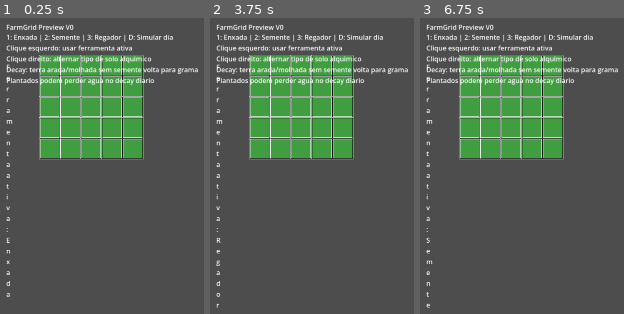
Above: before the commit, frames 1-3 (left to right).
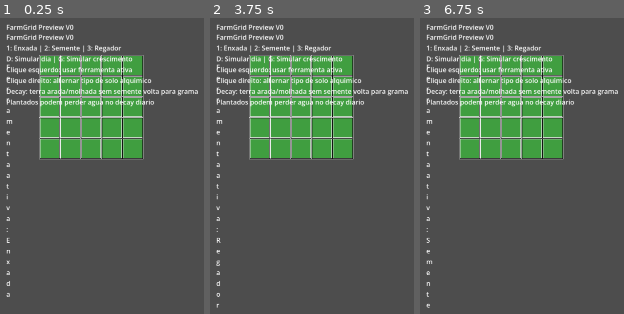
Above: after the commit, the same moments.

Repository: LeandroSatsuki/Cauldron-Crops
Game: Godot game, scene res://Scenes/dev/FarmGridPreview.tscn
The game is run twice, just before and just after one commit, with the same random seed, the same clock (stepped at 60 frames per second) and the same inputs. This scene is started directly instead of the project's main scene.
Inputs (mouse positions are in pixels of both pictures, inside the frame that each line leads up to):
- Up to frame 1 (0.25 s): no input
- Up to frame 2 (3.75 s): tap Enter at 0.5, 2, 3.5 s; move the mouse to (outside the picture) at 0.52 s; hold D 0.53-1.25 s; tap G at 0.6, 2.3 s; click (outside the picture) at 0.67 s; tap Space at 1.25, 2.75 s; drag from (outside the picture) to (outside the picture) at 1.27 s; move the mouse to (outside the picture) at 2.02 s; hold D 2.03-2.75 s; tap 1 at 2.1 s; drag from (outside the picture) to (367, 171) at 2.77 s; move the mouse to (outside the picture) at 3.52 s; tap 3 at 3.6 s
- Up to frame 3 (6.75 s): tap G at 3.8, 5.1 s; tap Space at 4.25 s; drag from (577, 171) to (outside the picture) at 4.27 s; move the mouse to (outside the picture) at 5.02 s; click (outside the picture) at 5.17 s; drag from (outside the picture) to (outside the picture) at 5.77 s; move the mouse to (outside the picture) at 6.52 s; hold D from 6.53 s (still down); tap 2 at 6.6 s

The runs differ from the first frame. In frame 1, 5.8% of the frame differs, in the area x 2-98%, y 5-31%; in frame 2, 5.8%; in frame 3, 5.8%.

Commit message:
dev: testa crescimento fake no farm grid preview

Diff:
--- a/Scenes/dev/FarmGridPreview.tscn
+++ b/Scenes/dev/FarmGridPreview.tscn
@@ -12,7 +12,7 @@
 [node name="InfoLabel" type="Label" parent="."]
 position = Vector2(20, 44)
 size = Vector2(720, 118)
-text = "1: Enxada | 2: Semente | 3: Regador | D: Simular dia\nClique esquerdo: usar ferramenta ativa\nClique direito: alternar tipo de solo alquimico\nDecay: terra arada/molhada sem semente volta para grama\nPlantados podem perder agua no decay diario"
+text = "FarmGrid Preview V0\n1: Enxada | 2: Semente | 3: Regador\nD: Simular dia | G: Simular crescimento\nClique esquerdo: usar ferramenta ativa\nClique direito: alternar tipo de solo alquimico\nDecay: terra arada/molhada sem semente volta para grama\nPlantados podem perder agua no decay diario"
 autowrap_mode = 3
 
 [node name="ToolLabel" type="Label" parent="."]
--- a/Scripts/dev/FarmGridPreview.gd
+++ b/Scripts/dev/FarmGridPreview.gd
@@ -7,6 +7,8 @@
 	WATERING_CAN
 }
 
+const DEBUG_GROWTH_STEP: float = 2.5
+
 @onready var tool_label: Label = $ToolLabel
 
 var grid_manager: FarmGridManager = null
@@ -39,9 +41,10 @@
 			draw_rect(rect, Color(0.08, 0.08, 0.08, 1.0), false, 1.0)
 			if tile.tile_state == FarmTileData.TileState.PLANTADO and tile.crop_id != "":
 				var center: Vector2 = rect.position + (rect.size * 0.5)
-				var marker_size: float = 10.0
+				var growth_stage: int = _get_growth_stage(tile)
+				var marker_size: float = _get_growth_marker_size(growth_stage)
 				var marker_rect: Rect2 = Rect2(center - Vector2(marker_size * 0.5, marker_size * 0.5), Vector2(marker_size, marker_size))
-				draw_rect(marker_rect, Color(0.95, 0.95, 0.30, 1.0), true)
+				draw_rect(marker_rect, _get_growth_marker_color(growth_stage), true)
 				draw_rect(marker_rect, Color(0.20, 0.20, 0.20, 1.0), false, 1.0)
 			if tile.tile_state == FarmTileData.TileState.PLANTADO and tile.is_watered:
 				var watered_marker_size: float = 8.0
@@ -57,6 +60,9 @@
 		var key_event: InputEventKey = event
 		if key_event.pressed and not key_event.echo and key_event.keycode == KEY_D:
 			_simular_decay_diario()
+			return
+		if key_event.pressed and not key_event.echo and key_event.keycode == KEY_G:
+			_simular_crescimento_debug()
 			return
 		if key_event.pressed and not key_event.echo and key_event.keycode == KEY_1:
 			_definir_ferramenta(ToolType.HOE)
@@ -183,6 +189,32 @@
 
 	queue_redraw()
 	print("FarmGridPreview: decay diario limpou %d tile(s) arados sem semente." % tiles_limpos)
+
+func _simular_crescimento_debug() -> void:
+	if grid_manager == null:
+		return
+
+	var tiles_crescidos: int = 0
+	var tiles: Array = grid_manager.get_all_tiles()
+	for tile_variant in tiles:
+		if tile_variant is not FarmTileData:
+			continue
+
+		var tile: FarmTileData = tile_variant
+		if tile.crop_id == "":
+			continue
+		if not tile.is_watered:
+			continue
+		if tile.remaining_growth_time <= 0.0:
+			continue
+
+		tile.remaining_growth_time = maxf(tile.remaining_growth_time - DEBUG_GROWTH_STEP, 0.0)
+		grid_manager.set_tile(tile.grid_position, tile)
+		tiles_crescidos += 1
+		print("FarmGridPreview: crescimento no tile (%d, %d) -> %.2f/%.2f" % [tile.grid_position.x, tile.grid_position.y, tile.remaining_growth_time, tile.total_growth_time])
+
+	queue_redraw()
+	print("FarmGridPreview: crescimento debug aplicado em %d tile(s) irrigados." % tiles_crescidos)
 
 func _advance_soil_type(tile: FarmTileData) -> void:
 	var novo_soil_type: FarmTileData.SoilType = tile.soil_type
@@ -295,6 +327,45 @@
 		_:
 			return "COMUM"
 
+func _get_growth_stage(tile: FarmTileData) -> int:
+	if tile == null:
+		return 0
+	if tile.crop_id == "":
+		return 0
+	if tile.remaining_growth_time <= 0.0:
+		return 3
+	if tile.total_growth_time <= 0.0:
+		return 1
+
+	var proporcao_restante: float = clampf(tile.remaining_growth_time / tile.total_growth_time, 0.0, 1.0)
+	if proporcao_restante > 0.66:
+		return 1
+	if proporcao_restante > 0.33:
+		return 2
+	return 3
+
+func _get_growth_marker_size(growth_stage: int) -> float:
+	match growth_stage:
+		1:
+			return 8.0
+		2:
+			return 12.0
+		3:
+			return 16.0
+		_:
+			return 0.0
+
+func _get_growth_marker_color(growth_stage: int) -> Color:
+	match growth_stage:
+		1:
+			return Color(0.90, 0.95, 0.40, 1.0)
+		2:
+			return Color(0.98, 0.86, 0.28, 1.0)
+		3:
+			return Color(0.98, 0.98, 0.70, 1.0)
+		_:
+			return Color(0.95, 0.95, 0.30, 1.0)
+
 func _get_tool_name(tool: int) -> String:
 	match tool:
 		ToolType.HOE:
Not shown, changed: docs/CHANGELOG.md
Not shown, changed: docs/DECISIONS.md
Not shown, changed: docs/FARM_SYSTEM_V2.md
Not shown, changed: docs/ROADMAP.md
